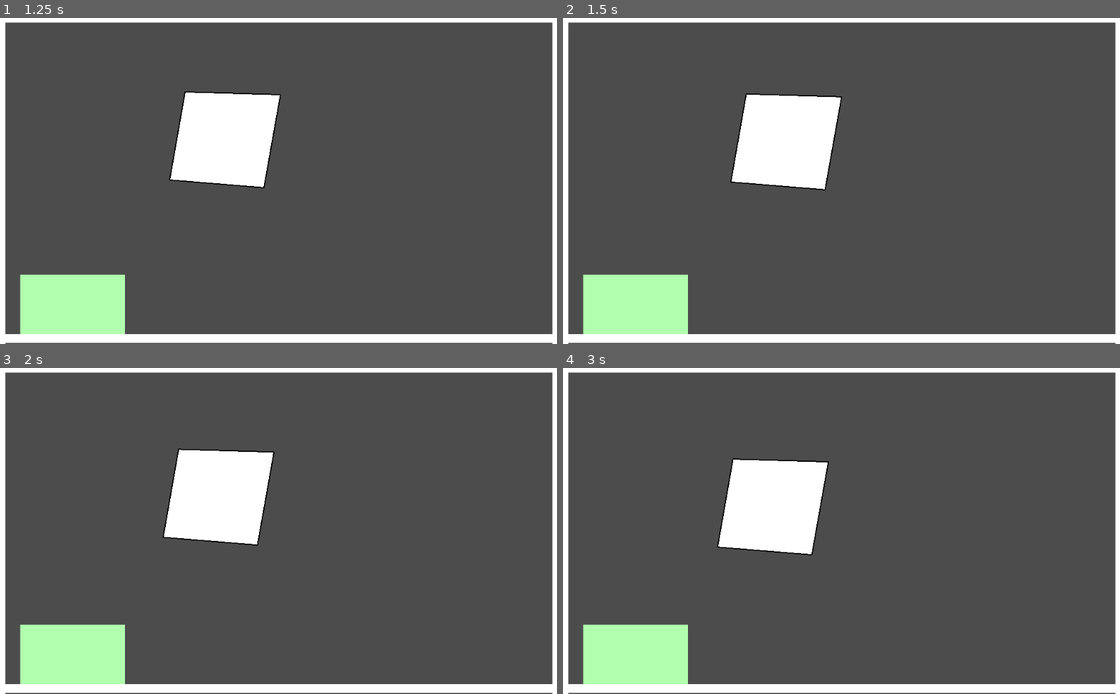
Above: before the commit, frames 1-4 (two rows, left to right).
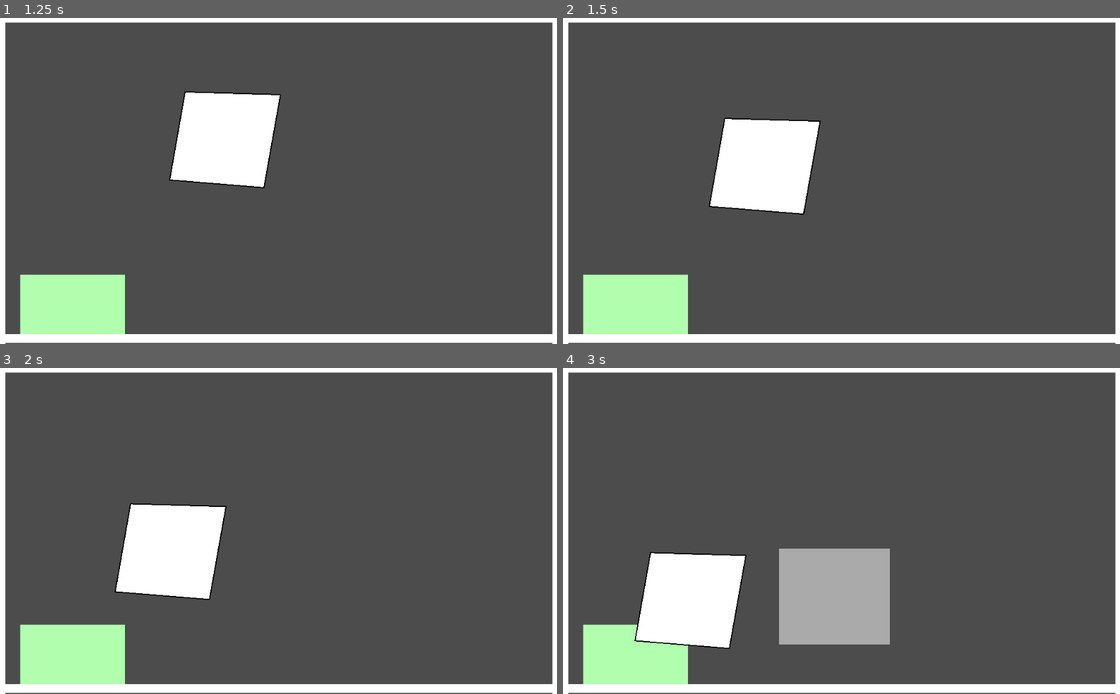
Above: after the commit, the same moments.

Repository: kennethbchen/Space-Chef-Game
Game: Godot game, scene res://Game.tscn
The game is run twice, just before and just after one commit, with the same random seed, the same clock (stepped at 60 frames per second) and the same inputs.
Inputs (mouse positions are in pixels of both pictures, inside the frame that each line leads up to):
- Up to frame 1 (1.25 s): tap Enter at 0.5 s; move the mouse to (228, 125) at 0.52 s; hold Right mouse button (grab) from 0.53 s (still down); click (228, 125) at 0.67 s
- Up to frame 2 (1.5 s): tap Space at 1.25 s; move the mouse to (730, 194) at 1.27 s; release Right mouse button (grab) at 1.28 s; click (730, 194) at 1.35 s
- Up to frame 3 (2 s): right-click (167, 544) at 1.55 s
- Up to frame 4 (3 s): move the mouse to (897, 456) at 2.02 s; hold Right mouse button (grab) 2.03-2.78 s; click (897, 456) at 2.17 s; move the mouse to (813, 596) at 2.77 s; right-click (813, 596) at 2.85 s; click (813, 596) at 2.92 s

Frame 1 is identical in both runs. In frame 2, 4.2% of the frame differs, in the area x 26-51%, y 23-61%; in frame 3, 7.6%; in frame 4, 16%, in the area x 12-59%, y 27-87%.

Commit message:
Tried improving picking up objects

Diff:
--- a/Game.tscn
+++ b/Game.tscn
@@ -21,6 +21,7 @@
 
 [node name="Base ObJ" parent="Objects" instance=ExtResource( 4 )]
 position = Vector2( 416, 206 )
+continuous_cd = 1
 
 [node name="CollisionPolygon2D" parent="Objects/Base ObJ" index="0"]
 polygon = PoolVector2Array( -74, -64, -102, 96, 69, 110, 99, -59 )
--- a/Scripts/BaseObject.gd
+++ b/Scripts/BaseObject.gd
@@ -16,9 +16,21 @@
 
 func _physics_process(delta):
 	if held:
-		var movement = (get_global_mouse_position() - position - local_grab_position).normalized() * 800
-		linear_velocity += movement * delta
 
+		var dist_to_mouse = (position + local_grab_position).distance_to(get_global_mouse_position())
+
+		if dist_to_mouse > 5:
+
+			linear_damp = 10
+			var move_direction = (get_global_mouse_position() - position - local_grab_position).normalized()
+
+			apply_central_impulse(move_direction * 100 * (dist_to_mouse / 75) )
+		else:
+			applied_torque = 0
+
+
+	else:
+		linear_damp = 0
 		#var rotation_error = (position.angle_to_point(get_global_mouse_position())) - position.angle_to_point(position + local_grab_position)
 
 func _on_input_event(viewport, event, shape_idx):
